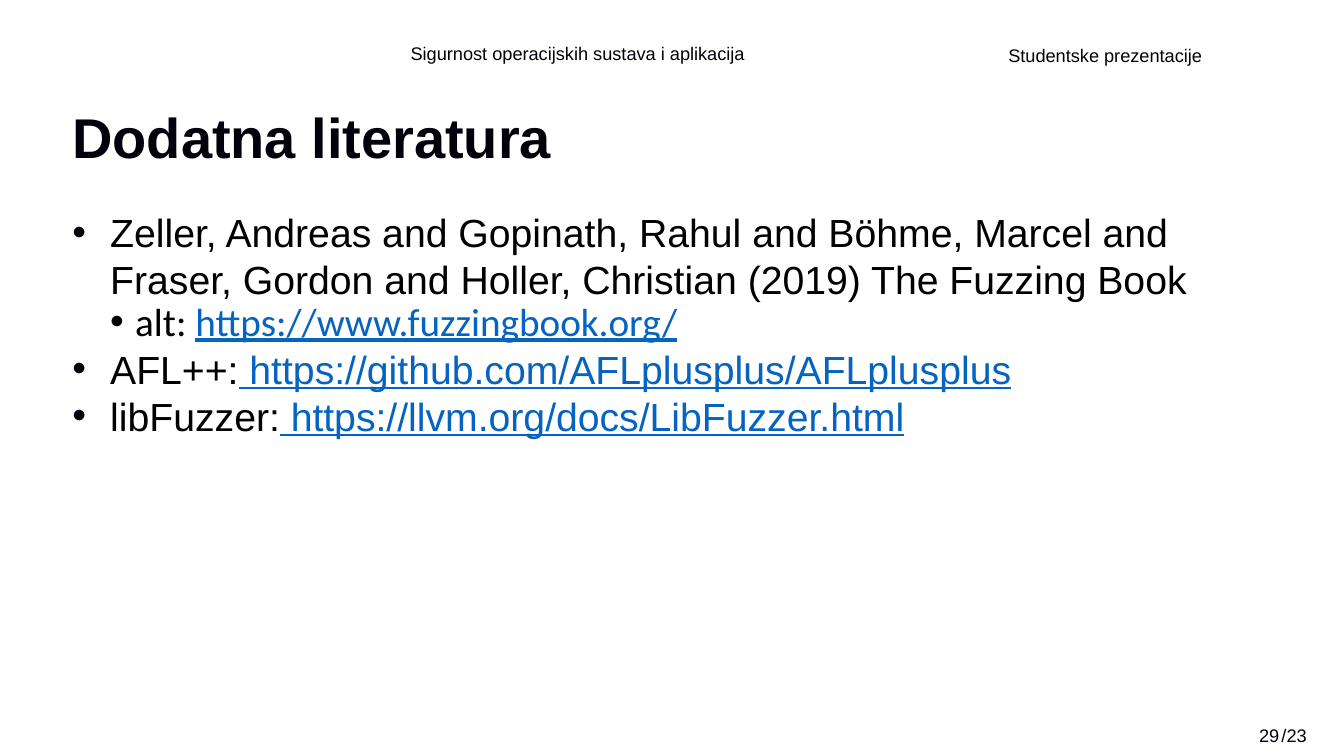
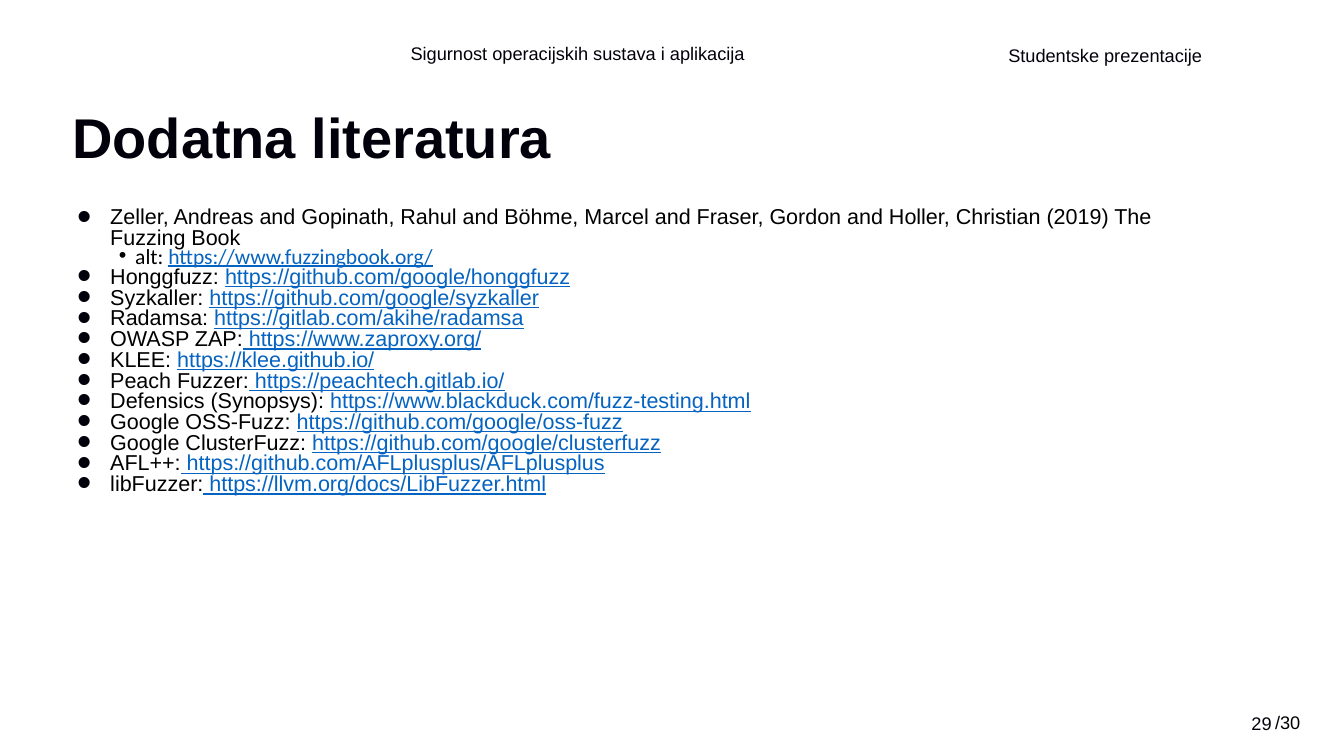
Before and after one commit to Gl1tc6/FER_diplomski, a slide deck: slide 29 of 2semestar/SOSA/SOSA Studentske prezentacije - DAK_Fuzzing.pptx. Drawn at 1344x756 pixels with LibreOffice and Linux fonts; fonts in the diff are those of the drawing; background and template pictures are left out. Boxes give left, top, right and bottom in pixels: in the first picture for what was removed or moved away, otherwise in the second. Text is boxed around its words. In the diff, an @@ line names an element or a change of style, - is before the commit and + after.

```diff
--- a/2semestar/SOSA/SOSA Studentske prezentacije - DAK_Fuzzing.pptx
+++ b/2semestar/SOSA/SOSA Studentske prezentacije - DAK_Fuzzing.pptx
@@ text at (x1=110, y1=208, x2=1151, y2=496): size 28 to 15.4 pt in "Zeller, Andreas and Gopinath, Rahul and Böhme, ...", "alt: https://www.fuzzingbook.org/", "AFL++: https://github.com/AFLplusplus/AFLplusplus", "libFuzzer: https://llvm.org/docs/LibFuzzer.html"; indent changed; line spacing 1 to 0.8; line spacing 0.9 to 0.7 @@
@@ text at (x1=110, y1=267, x2=750, y2=455): paragraphs added @@
+• Honggfuzz: https://github.com/google/honggfuzz
+• Syzkaller: https://github.com/google/syzkaller
+• Radamsa: https://gitlab.com/akihe/radamsa
+• OWASP ZAP: https://www.zaproxy.org/
+• KLEE: https://klee.github.io/
+• Peach Fuzzer: https://peachtech.gitlab.io/
+• Defensics (Synopsys): https://www.blackduck.com/fuzz-testing.html
+• Google OSS-Fuzz: https://github.com/google/oss-fuzz
+• Google ClusterFuzz: https://github.com/google/clusterfuzz
@@ page number moved from (x1=1259, y1=729, x2=1279, y2=742) to (x1=1251, y1=717, x2=1271, y2=730) @@
@@ text added at (x1=1275, y1=715, x2=1300, y2=730), 13 pt, text #000000 @@
+/30
@@ text removed at (x1=1281, y1=728, x2=1306, y2=742) @@
-/23
```
Also in this commit, not shown: 26 other slides changed, 47 other files.
